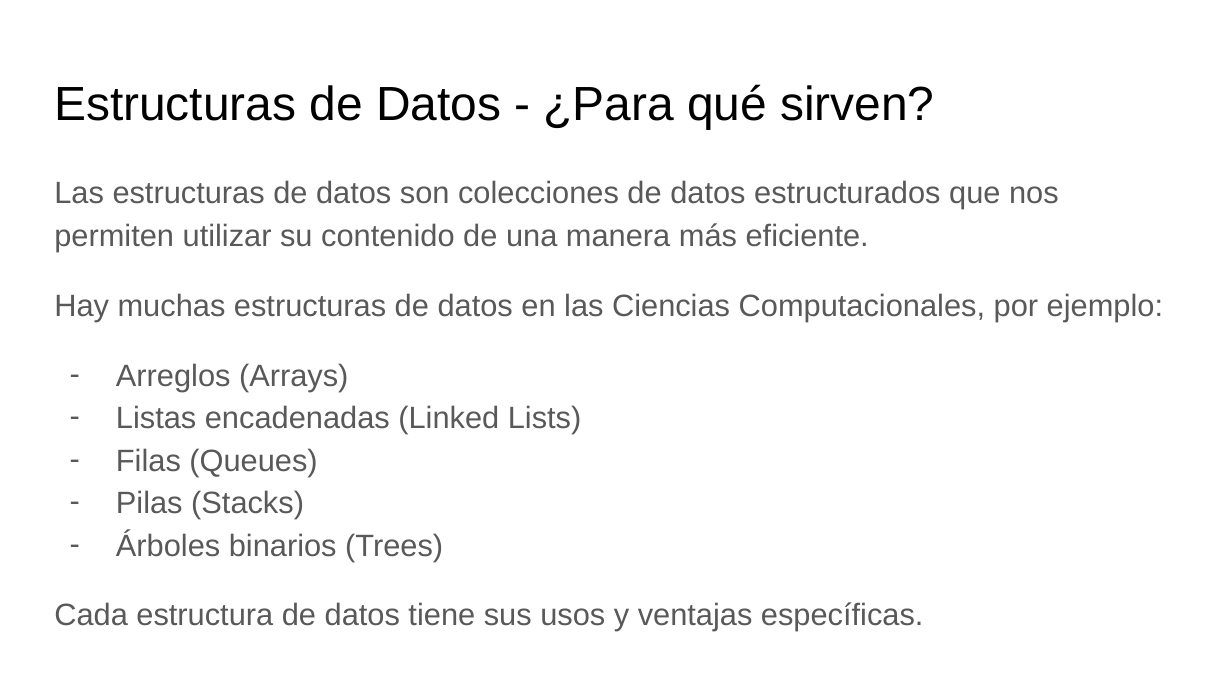
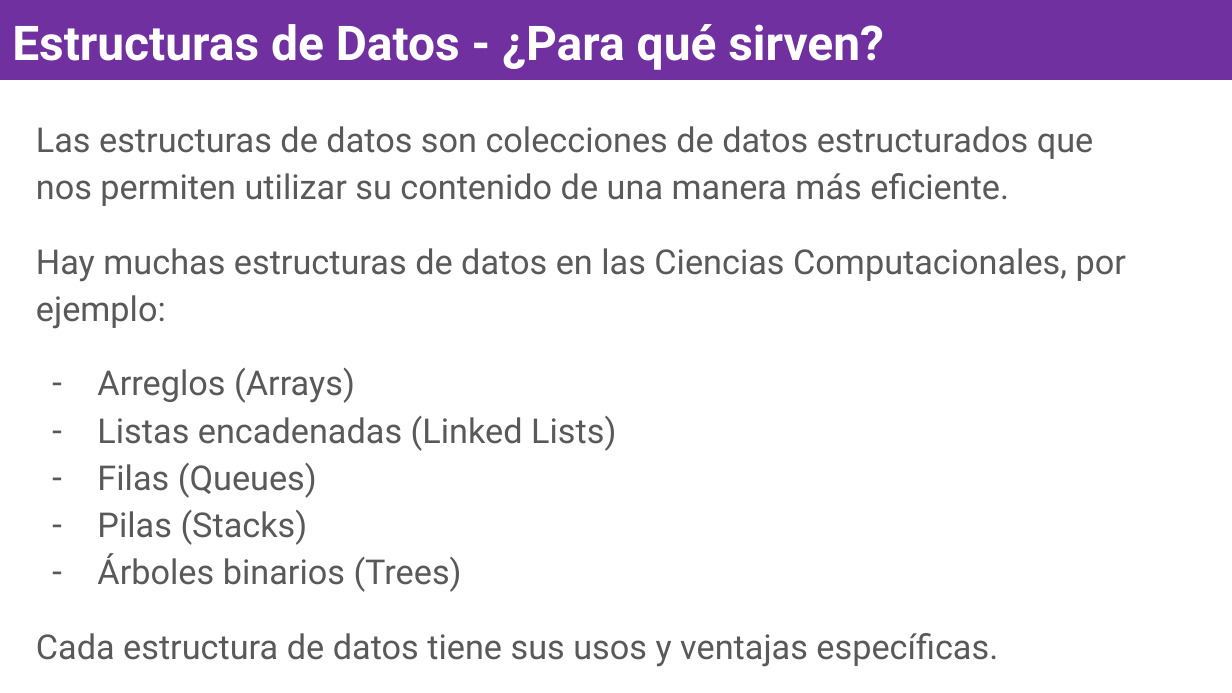
Before and after one commit to OMardil/INFO2, a slide deck: slide 3 of MOD11_Listas/01 Presentacion/INFO2_MOD11-Listas.pptx. Drawn at 1232x693 pixels with LibreOffice and Linux fonts; fonts in the diff are those of the drawing. Boxes give left, top, right and bottom in pixels: in the first picture for what was removed or moved away, otherwise in the second. Text is boxed around its words. In the diff, an @@ line names an element or a change of style, - is before the commit and + after.

```diff
--- a/MOD11_Listas/01 Presentacion/INFO2_MOD11-Listas.pptx
+++ b/MOD11_Listas/01 Presentacion/INFO2_MOD11-Listas.pptx
@@ rectangle "Estructuras de Datos - ¿Para ...": place and size @@
-rectangle "Estructuras de Datos - ¿Para ..." at bbox=[54, 84, 934, 129]
+rectangle "Estructuras de Datos - ¿Para ..." at bbox=[0, 0, 1232, 80]
@@ rectangle "Estructuras de Datos - ¿Para ..." at bbox=[0, 0, 1232, 80]: font Arial to Roboto, text colour #000000 to #FFFFFF, bold on; fill none to #7030A0 @@
@@ text "Las estructuras de datos son ...": place and size @@
-text "Las estructuras de datos son ..." at bbox=[54, 180, 1163, 631]
+text "Las estructuras de datos son ..." at bbox=[36, 126, 1126, 667]
@@ text "Las estructuras de datos son ..." at bbox=[36, 126, 1126, 667]: size 18 to 20 pt, font Arial to Roboto @@
```
Also in this commit, not shown: 4 other slides changed, 5 slides added, 11 slides removed, 14 other files.
